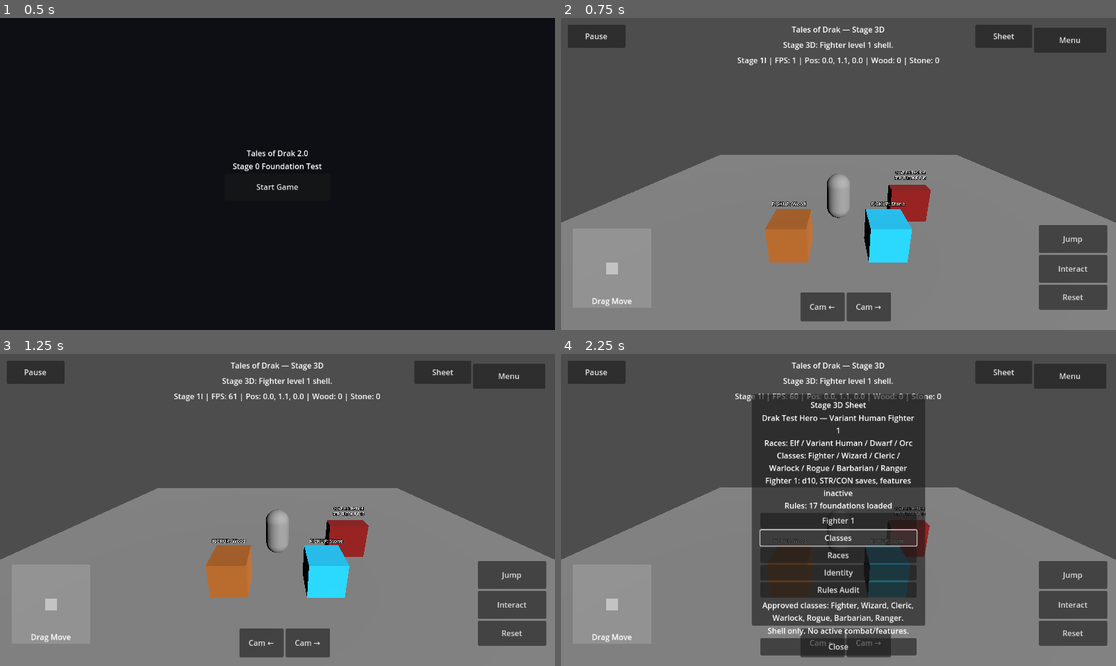
Above: before the commit, frames 1-4 (two rows, left to right).
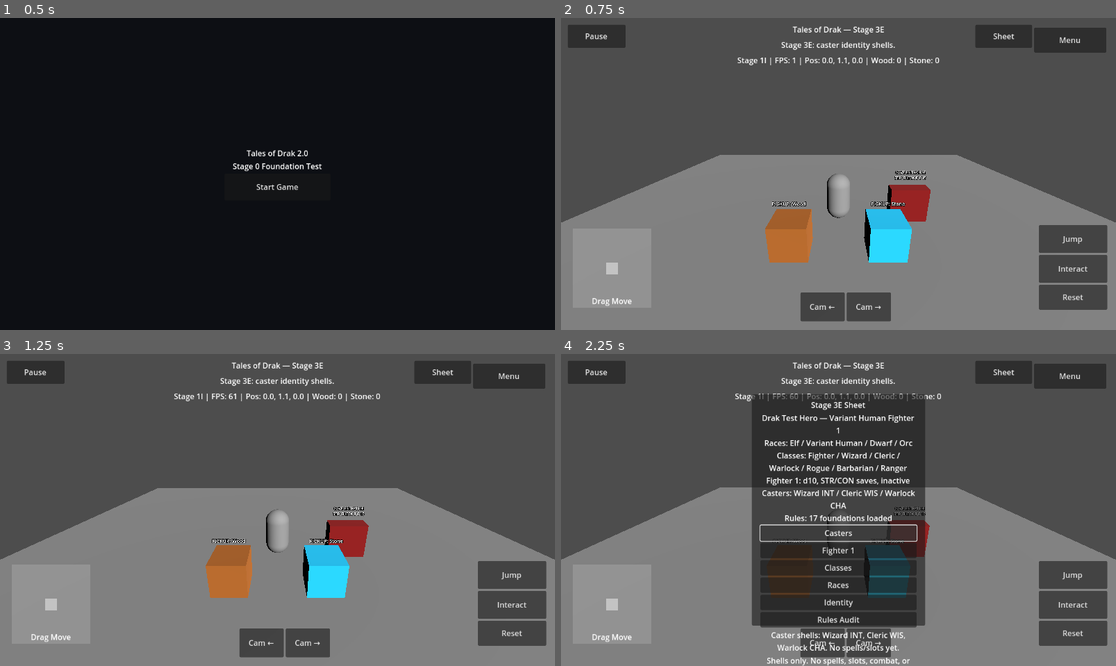
Above: after the commit, the same moments.

Repository: tristanvickery20/Tales-of-Drak-2.0
Game: Godot game, scene res://scenes/main_menu/main_menu.tscn
Two runs of this game, one before a commit and one after it. Both use one fixed random seed, a clock stepped at 60 frames per second and the inputs below.
Inputs (mouse positions are in pixels of both pictures, inside the frame that each line leads up to):
- Up to frame 1 (0.5 s): no input
- Up to frame 2 (0.75 s): click "Start Game" at 0.5 s
- Up to frame 3 (1.25 s): no input
- Up to frame 4 (2.25 s): click "Sheet" at 1.25 s; click (838, 531) at 2 s, where only the run after the commit has a clickable "Casters"

Frame 1 is identical in both runs. In frame 2, 0.5% of the frame differs, in the area x 39-61%, y 2-11%; in frame 3, 0.5%; in frame 4, 7.5%, in the area x 35-65%, y 2-100%.

Commit message:
Add Stage 3E caster identity shell sheet preview

Diff:
--- a/drak/ui/drak_character_sheet_overlay.gd
+++ b/drak/ui/drak_character_sheet_overlay.gd
@@ -16,8 +16,8 @@
 const SPELLCASTING_SCRIPT := preload("res://drak/rules/drak_spellcasting.gd")
 const RULES_MANIFEST_SCRIPT := preload("res://drak/rules/drak_rules_manifest.gd")
 
-const CURRENT_STAGE_TITLE := "Tales of Drak — Stage 3D"
-const CURRENT_STAGE_STATUS := "Stage 3D: Fighter level 1 shell."
+const CURRENT_STAGE_TITLE := "Tales of Drak — Stage 3E"
+const CURRENT_STAGE_STATUS := "Stage 3E: caster identity shells."
 const CURRENT_LEVEL := 1
 
 const CHARACTER_NAME := "Drak Test Hero"
@@ -102,7 +102,7 @@
 
 	var title := Label.new()
 	title.name = "CharacterSheetTitle"
-	title.text = "Stage 3D Sheet"
+	title.text = "Stage 3E Sheet"
 	title.horizontal_alignment = HORIZONTAL_ALIGNMENT_CENTER
 	title.mouse_filter = Control.MOUSE_FILTER_IGNORE
 	box.add_child(title)
@@ -114,6 +114,14 @@
 	_sheet_text.autowrap_mode = TextServer.AUTOWRAP_WORD_SMART
 	_sheet_text.mouse_filter = Control.MOUSE_FILTER_IGNORE
 	box.add_child(_sheet_text)
+
+	var caster_button := Button.new()
+	caster_button.name = "PreviewCasterShellsButton"
+	caster_button.text = "Casters"
+	caster_button.custom_minimum_size = Vector2(270, 32)
+	caster_button.mouse_filter = Control.MOUSE_FILTER_STOP
+	caster_button.pressed.connect(_preview_caster_shells)
+	box.add_child(caster_button)
 
 	var fighter_shell_button := Button.new()
 	fighter_shell_button.name = "PreviewFighterLevelOneShellButton"
@@ -168,7 +176,7 @@
 
 	var note := Label.new()
 	note.name = "CharacterSheetNote"
-	note.text = "Shell only. No active combat/features."
+	note.text = "Shells only. No spells, slots, combat, or features."
 	note.autowrap_mode = TextServer.AUTOWRAP_WORD_SMART
 	note.horizontal_alignment = HORIZONTAL_ALIGNMENT_CENTER
 	note.mouse_filter = Control.MOUSE_FILTER_IGNORE
@@ -183,7 +191,7 @@
 	box.add_child(close_button)
 
 func _get_sheet_text() -> String:
-	return "%s\nRaces: Elf / Variant Human / Dwarf / Orc\nClasses: Fighter / Wizard / Cleric / Warlock / Rogue / Barbarian / Ranger\nFighter 1: d10, STR/CON saves, features inactive\nRules: %d foundations loaded" % [
+	return "%s\nRaces: Elf / Variant Human / Dwarf / Orc\nClasses: Fighter / Wizard / Cleric / Warlock / Rogue / Barbarian / Ranger\nFighter 1: d10, STR/CON saves, inactive\nCasters: Wizard INT / Cleric WIS / Warlock CHA\nRules: %d foundations loaded" % [
 		_get_character_identity_summary(),
 		17,
 	]
@@ -204,6 +212,9 @@
 func _hide_sheet() -> void:
 	_sheet_panel.visible = false
 
+func _preview_caster_shells() -> void:
+	_check_result_text.text = "Caster shells: Wizard INT, Cleric WIS, Warlock CHA. No spells/slots yet."
+
 func _preview_fighter_level_one_shell() -> void:
 	_check_result_text.text = "Fighter 1 shell: d10, STR/CON saves as labels only. No features/combat."
 
@@ -248,6 +259,6 @@
 
 func _replace_stage_text(text: String) -> String:
 	var updated := text
-	for stage_name in ["Stage 11", "Stage 1I", "Stage 1E", "Sta …(242 unchanged characters)…  2R", "Stage 3A", "Stage 3B", "Stage 3C"]:
-		updated = updated.replace(stage_name, "Stage 3D")
+	for stage_name in ["Stage 11", "Stage 1I", "Stage 1E", "Sta …(242 unchanged characters)…  2R", "Stage 3A", "Stage 3B", "Stage 3C", "Stage 3D"]:
+		updated = updated.replace(stage_name, "Stage 3E")
 	return updated
